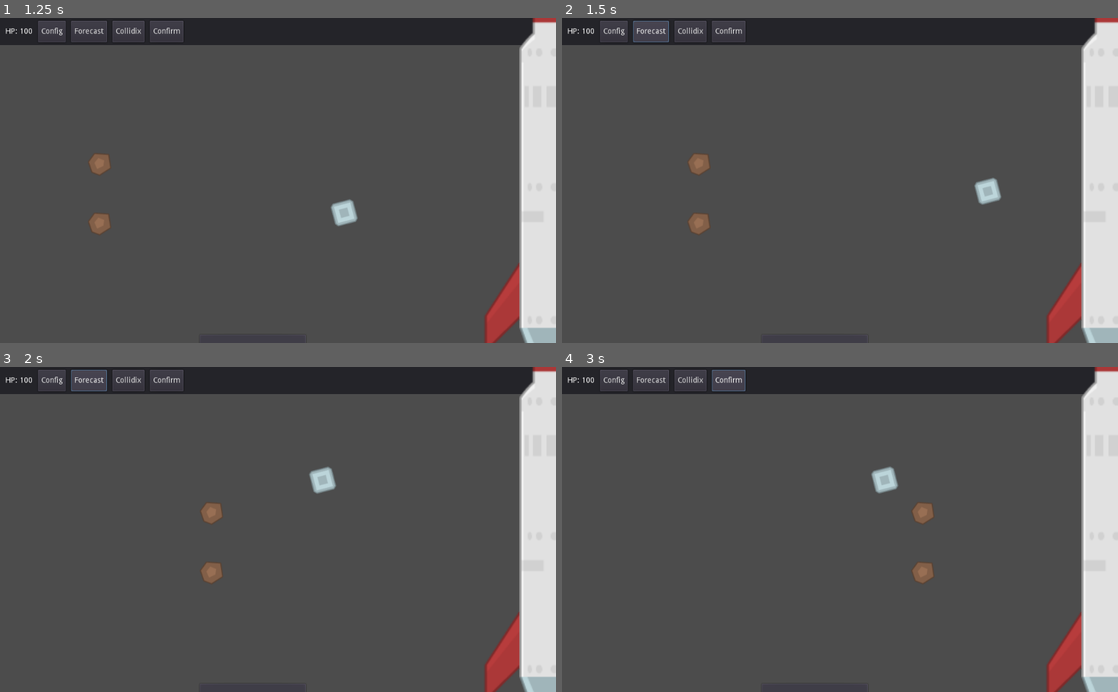
Above: before the commit, frames 1-4 (two rows, left to right).
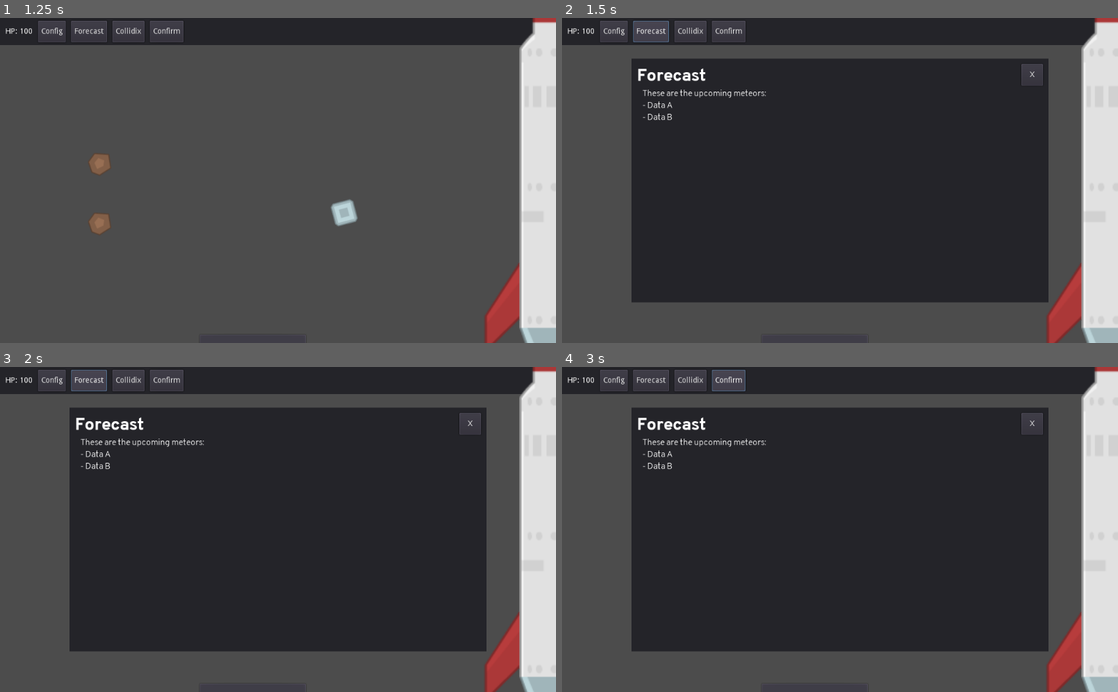
Above: after the commit, the same moments.

Repository: DrgnInventor/celestiarc
Game: Godot game, scene res://scenes/MainMenu.tscn
Two runs of this game, one before a commit and one after it. Both use one fixed random seed, a clock stepped at 60 frames per second and the inputs below.
Inputs:
- Up to frame 1 (1.25 s): click "Play" at 0.5 s
- Up to frame 2 (1.5 s): click "Forecast" at 1.25 s
- Up to frame 3 (2 s): no input
- Up to frame 4 (3 s): click "Confirm" at 2 s; click "Confirm" at 2.75 s

Frame 1 is identical in both runs. In frame 2, 56% of the frame differs, in the area x 12-88%, y 12-88%; in frame 3, 56%; in frame 4, 56%.

Commit message:
Create non-functional ForecastOverlay

Diff:
--- /dev/null
+++ b/scenes/ForecastOverlay.tscn
@@ -0,0 +1,28 @@
+[gd_scene load_steps=3 format=2]
+
+[ext_resource path="res://scenes/BaseOverlay.tscn" type="PackedScene" id=1]
+[ext_resource path="res://resources/DefaultLabelFont.tres" type="DynamicFont" id=2]
+
+[node name="ForecastOverlay" instance=ExtResource( 1 )]
+
+[node name="Title" parent="Panel/VBoxContainer/TitleBar/HBoxContainer" index="0"]
+margin_right = 127.0
+text = "Forecast"
+
+[node name="Empty" parent="Panel/VBoxContainer/TitleBar/HBoxContainer" index="1"]
+margin_left = 131.0
+
+[node name="Content" parent="Panel/VBoxContainer" index="1"]
+margin_bottom = 117.0
+
+[node name="Nothing" parent="Panel/VBoxContainer/Content" index="0"]
+margin_bottom = 63.0
+
+[node name="Label" type="Label" parent="Panel/VBoxContainer/Content" index="1"]
+margin_left = 20.0
+margin_right = 748.0
+margin_bottom = 63.0
+custom_fonts/font = ExtResource( 2 )
+text = "These are the upcoming meteors:
+- Data A
+- Data B"
--- a/scenes/Main.tscn
+++ b/scenes/Main.tscn
@@ -8,6 +8,7 @@
 [ext_resource path="res://scenes/CollidixOverlay.tscn" type="PackedScene" id=6]
 [ext_resource path="res://scenes/ConfigOverlay.tscn" type="PackedScene" id=7]
 [ext_resource path="res://scenes/ConfirmOverlay.tscn" type="PackedScene" id=8]
+[ext_resource path="res://scenes/ForecastOverlay.tscn" type="PackedScene" id=9]
 
 [node name="Main" type="Node2D"]
 script = ExtResource( 2 )
@@ -34,6 +35,9 @@
 [node name="ConfigOverlay" parent="Overlays" instance=ExtResource( 7 )]
 visible = false
 
+[node name="ForecastOverlay" parent="Overlays" instance=ExtResource( 9 )]
+visible = false
+
 [node name="CollidixOverlay" parent="Overlays" instance=ExtResource( 6 )]
 visible = false
 
--- a/scripts/HUD.gd
+++ b/scripts/HUD.gd
@@ -1,23 +1,30 @@
 extends Control
 
 signal config_button_pressed
+signal forecast_button_pressed
 signal collidix_button_pressed
 signal confirm_button_pressed
 const collidix_overlay = preload("res://scenes/CollidixOverlay.tscn")
 onready var hp_label = $Panel/HBoxContainer/HpLabel
 onready var config_button = $Panel/HBoxContainer/ConfigButton
+onready var forecast_button = $Panel/HBoxContainer/ForecastButton
 onready var collidix_button = $Panel/HBoxContainer/CollidixButton
 onready var confirm_button = $Panel/HBoxContainer/ConfirmButton
 
 
 func _ready():
 	collidix_button.connect("pressed", self, "_on_collidix_button_pressed")
+	forecast_button.connect("pressed", self, "_on_forecast_button_pressed")
 	config_button.connect("pressed", self, "_on_config_button_pressed")
 	confirm_button.connect("pressed", self, "_on_confirm_button_pressed")
 
 
 func _on_config_button_pressed():
 	emit_signal("config_button_pressed")
+
+
+func _on_forecast_button_pressed():
+	emit_signal("forecast_button_pressed")
 
 
 func _on_collidix_button_pressed():
--- a/scripts/main.gd
+++ b/scripts/main.gd
@@ -7,6 +7,7 @@
 onready var space_station = $SpaceStation
 onready var meteor_platform_table = $MeteorPlatformTable
 onready var config_overlay = $Overlays/ConfigOverlay
+onready var forecast_overlay = $Overlays/ForecastOverlay
 onready var collidix_overlay = $Overlays/CollidixOverlay
 onready var confirm_overlay = $Overlays/ConfirmOverlay
 
@@ -15,6 +16,7 @@
 	refresh_hp_label()
 	space_station.connect("hp_change", self, "_on_space_station_hp_change")
 	hud.connect("collidix_button_pressed", self, "_on_collidix_button_pressed")
+	hud.connect("forecast_button_pressed", self, "_on_forecast_button_pressed")
 	hud.connect("config_button_pressed", self, "_on_config_button_pressed")
 	hud.connect("confirm_button_pressed", self, "_on_confirm_button_pressed")
 	# warning-ignore:unused_variable
@@ -45,6 +47,10 @@
 
 func _on_config_button_pressed() -> void:
 	config_overlay.visible = !config_overlay.visible
+
+
+func _on_forecast_button_pressed() -> void:
+	forecast_overlay.visible = !forecast_overlay.visible
 
 
 func _on_collidix_button_pressed() -> void:
Not shown: 1 places in scenes/Main.tscn that only renumber resources
